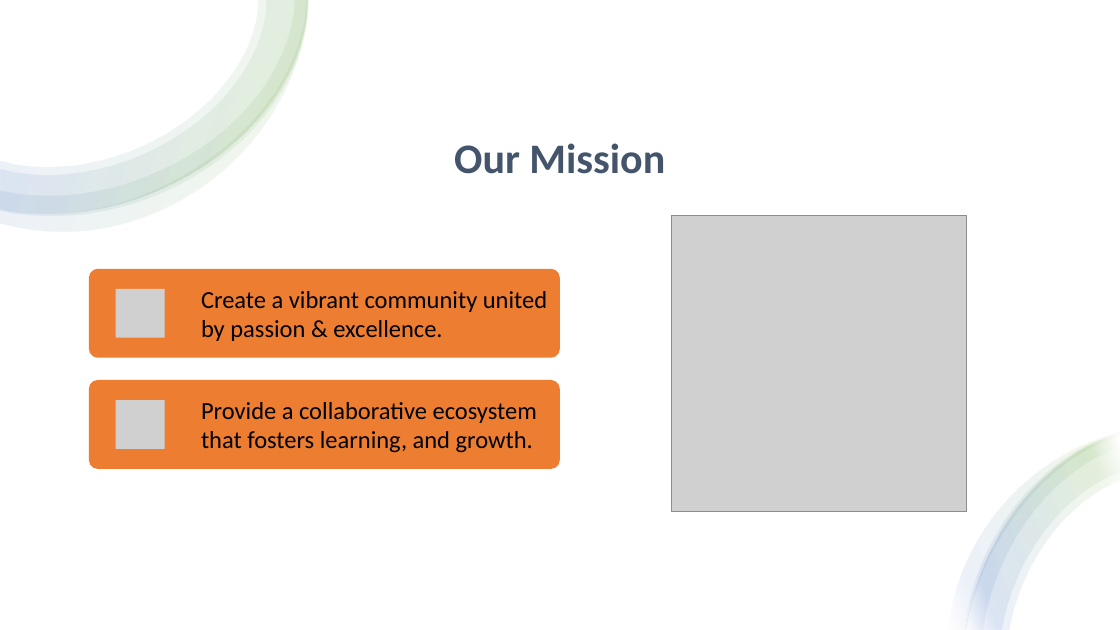
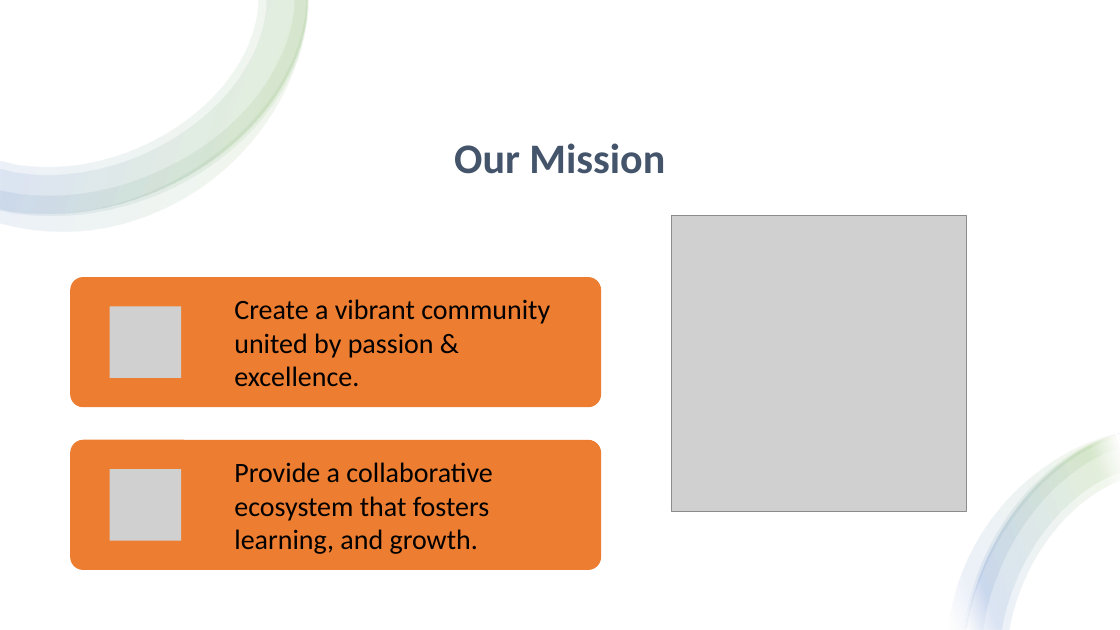
Before and after one commit to kipronorugut/UCA, a slide deck: slide 4 of Presentations/UCA-First-Draft.pptx. Drawn at 1120x630 pixels with LibreOffice and Linux fonts; fonts in the diff are those of the drawing; grey boxes stand for pictures. Boxes give left, top, right and bottom in pixels: in the first picture for what was removed or moved away, otherwise in the second. Text is boxed around its words. In the diff, an @@ line names an element or a change of style, - is before the commit and + after.

```diff
--- a/Presentations/UCA-First-Draft.pptx
+++ b/Presentations/UCA-First-Draft.pptx
@@ rounded rectangle: place and size @@
-rounded rectangle at box(89, 269, 560, 358)
+rounded rectangle at box(71, 277, 602, 408)
@@ text "Create a vibrant community united ...": place and size @@
-text "Create a vibrant community united ..." at box(201, 291, 547, 341)
+text "Create a vibrant community united ..." at box(234, 299, 550, 386)
@@ text "Create a vibrant community united ..." at box(234, 299, 550, 386): size 21 to 24 pt; more space between paragraphs @@
@@ picture: place and size @@
-picture at box(116, 289, 165, 338)
+picture at box(109, 307, 181, 378)
@@ rounded rectangle: place and size @@
-rounded rectangle at box(89, 380, 560, 469)
+rounded rectangle at box(71, 440, 602, 571)
@@ text "Provide a collaborative ecosystem that ..." at box(234, 462, 492, 554): size 21 to 24 pt; more space between paragraphs @@
@@ text "Provide a collaborative ecosystem that ...": place and size @@
-text "Provide a collaborative ecosystem that ..." at box(201, 402, 537, 453)
+text "Provide a collaborative ecosystem that ..." at box(234, 462, 492, 554)
@@ picture: place and size @@
-picture at box(116, 400, 165, 449)
+picture at box(109, 469, 181, 540)
```
Also in this commit, not shown: 2 other slides changed, 4 slides added, 2 slides removed.
